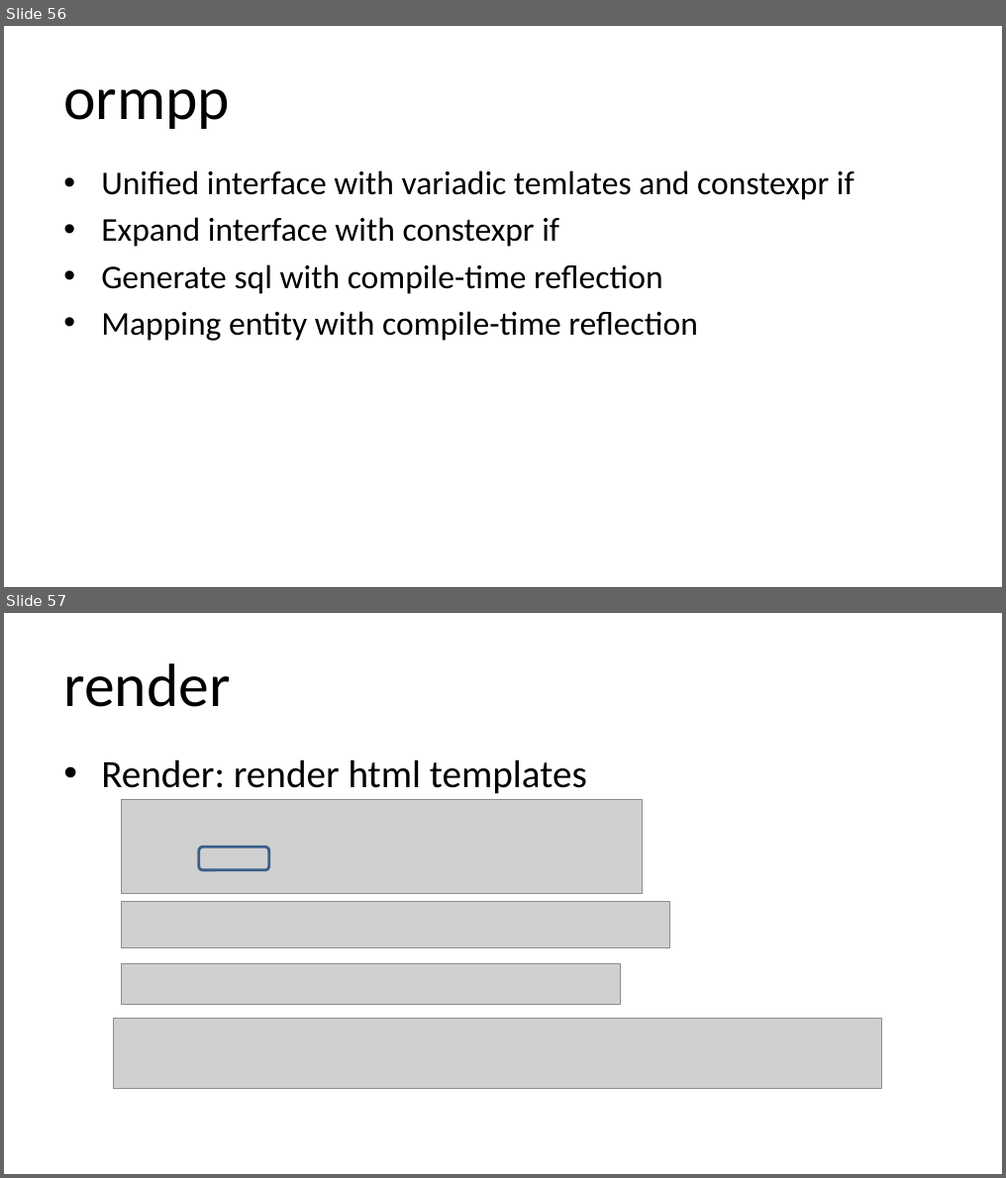
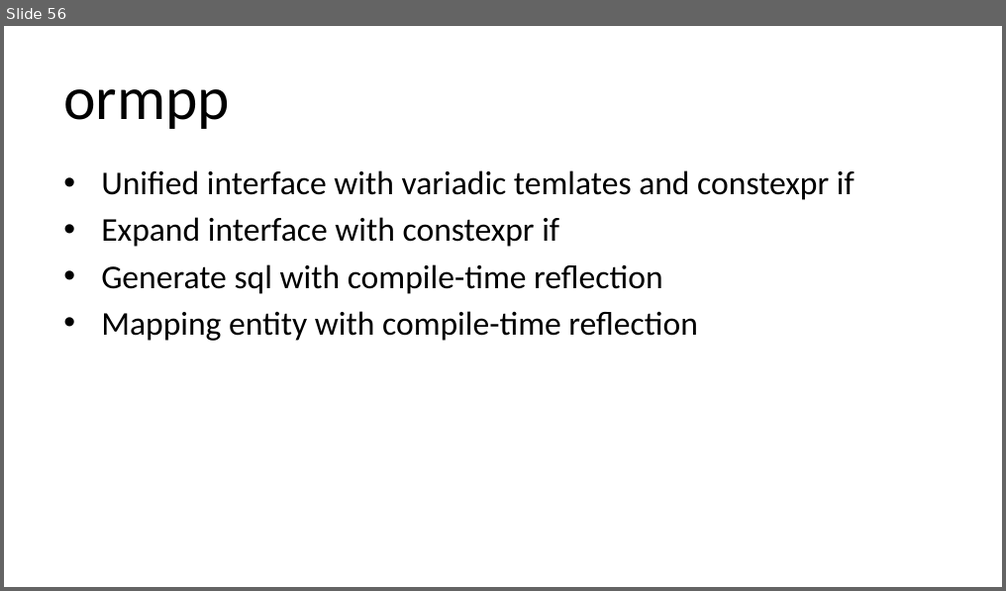
Before and after one commit to qicosmos/cppcon2018, a slide deck: cppcon2018.pptx. Shown one above the other, each under a label of ours: slides 56 and 57 before the commit, slide 56 after it. The pictures are 1006x1178 and 1006x591 pixels, drawn with LibreOffice and Linux fonts; fonts in the diff are those of the drawing; grey boxes stand for pictures. Boxes give left, top, right and bottom in pixels: in the first picture for what was removed or moved away, otherwise in the second. Text is boxed around its words. In the diff, an @@ line names an element or a change of style, - is before the commit and + after.

```diff
--- a/cppcon2018.pptx
+++ b/cppcon2018.pptx
@@ slide 57 removed at <box>4,613,1002,1174</box>, background #FFFFFF @@
@@ title removed at <box>63,663,230,707</box> @@
-render
@@ text removed at <box>101,760,587,794</box> @@
-• Render: render html templates
@@ picture removed at <box>121,799,643,893</box> @@
@@ rounded rectangle removed at <box>199,847,268,869</box> @@
@@ picture removed at <box>121,901,669,949</box> @@
@@ picture removed at <box>121,964,620,1005</box> @@
@@ picture removed at <box>113,1018,881,1088</box> @@
```
Also in this commit, not shown: 1 slide changed, 3 slides added.
